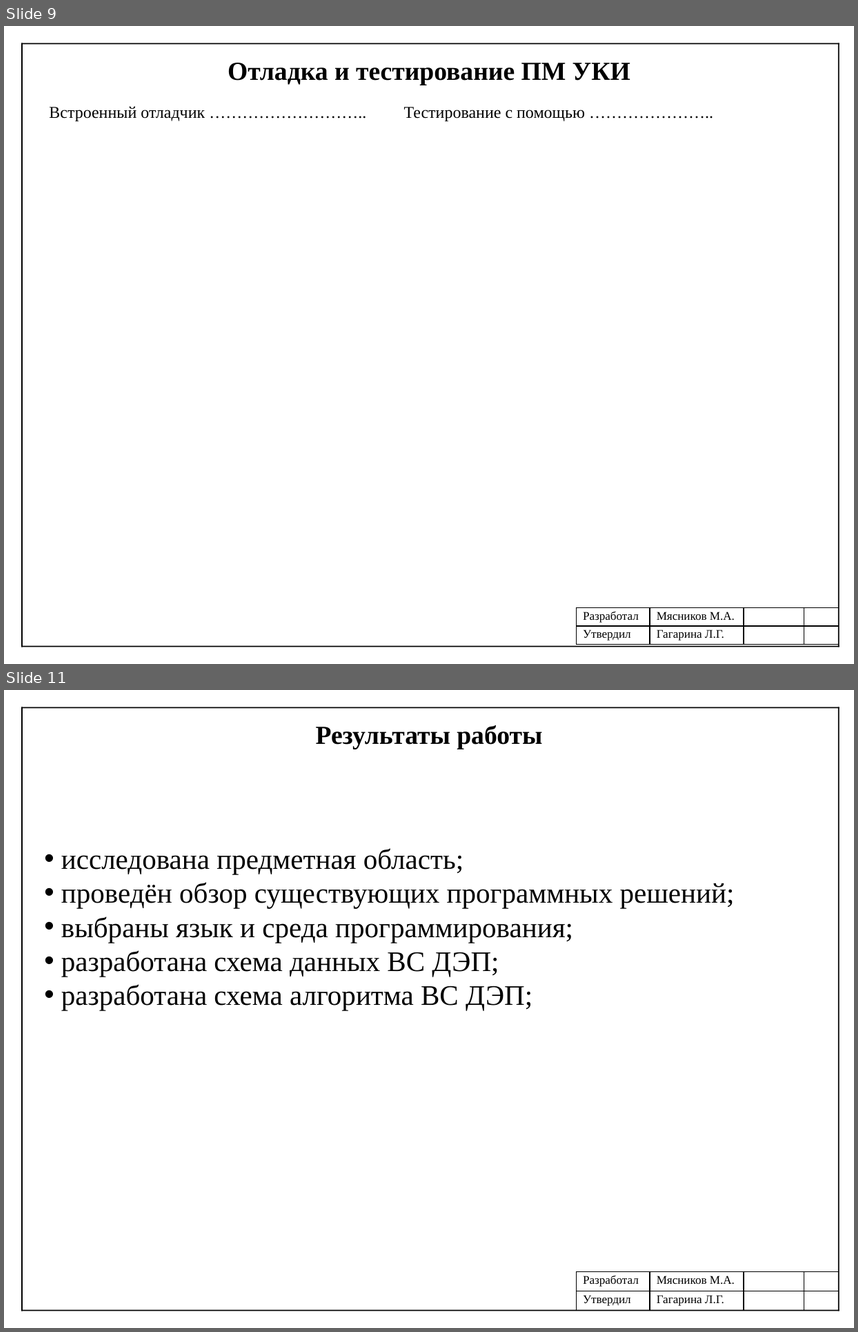
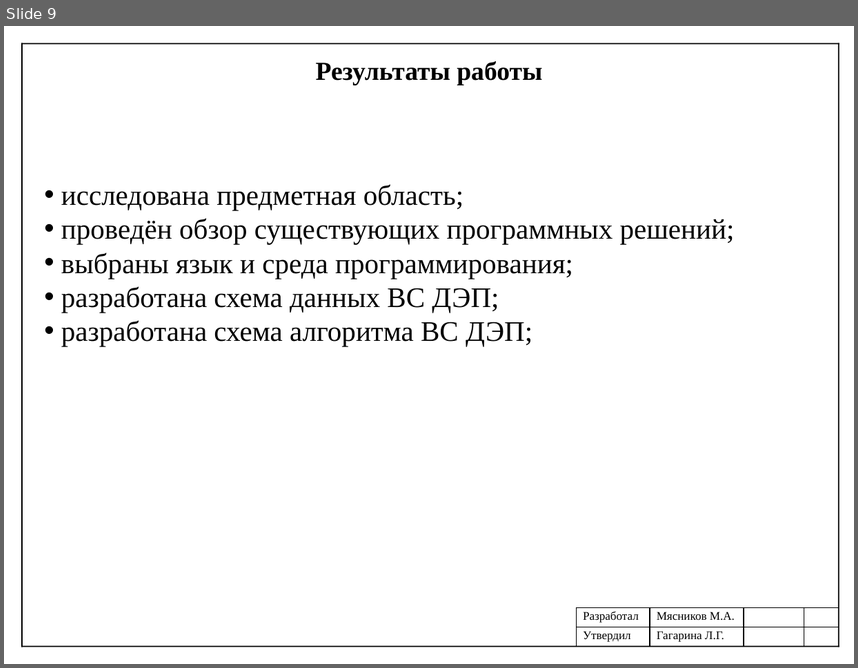
Before and after one commit to mJaJksJ/VCR, a slide deck: УП-Презентация.pptx. Shown one above the other, each under a label of ours: slides 9 and 11 before the commit, slide 9 after it; the slides between them are not shown. The pictures are 858x1332 and 858x668 pixels, drawn with LibreOffice and Linux fonts; fonts in the diff are those of the drawing. Boxes give left, top, right and bottom in pixels: in the first picture for what was removed or moved away, otherwise in the second. Text is boxed around its words. In the diff, an @@ line names an element or a change of style, - is before the commit and + after.

```diff
--- a/УП-Презентация.pptx
+++ b/УП-Презентация.pptx
@@ slide 9 removed at bbox=[4, 26, 854, 664], background #FFFFFF @@
@@ line removed from (22, 44) to (22, 646) @@
@@ line removed from (22, 44) to (839, 44) @@
@@ line removed from (839, 44) to (839, 646) @@
@@ text removed at bbox=[228, 63, 631, 85] @@
-Отладка и тестирование ПМ УКИ
@@ text removed at bbox=[49, 106, 205, 121] @@
-Встроенный отладчик ………………………..
@@ text removed at bbox=[404, 107, 585, 121] @@
-Тестирование с помощью …………………..
@@ table removed at bbox=[576, 608, 839, 646], 2 rows, 4 columns @@
-Разработал | Мясников М.А. |  | 
-Утвердил | Гагарина Л.Г. |  | 
@@ line removed from (22, 646) to (839, 646) @@
@@ what was slide 11 is now slide 9 @@
```
Also in this commit, not shown: 3 slides changed, 1 other slide removed, 3 other files.
